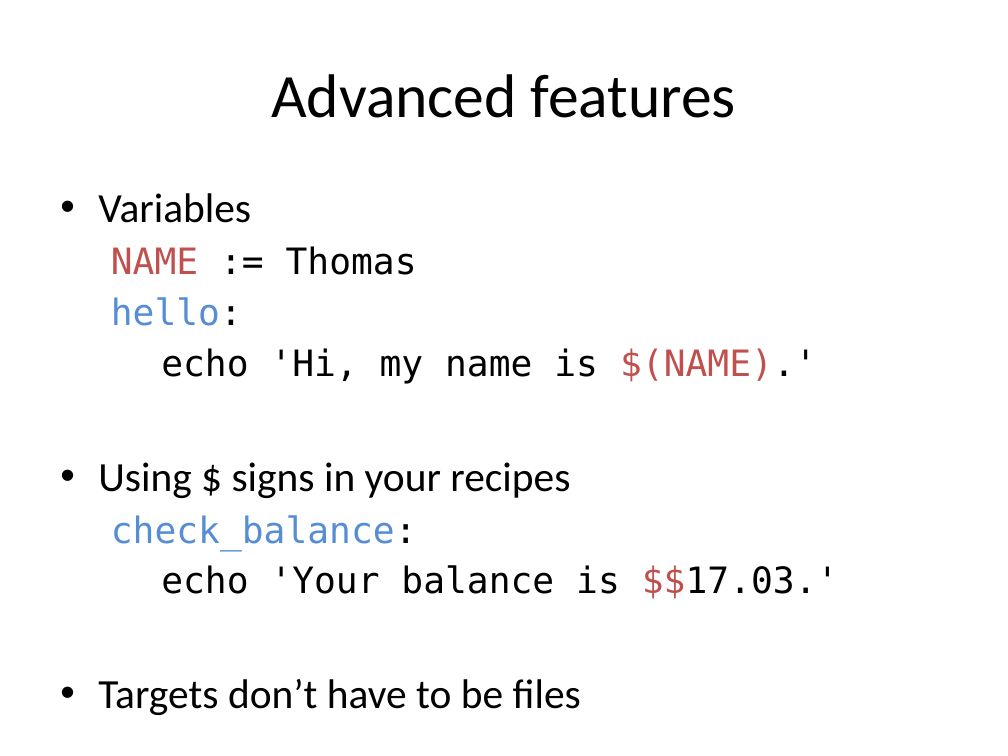
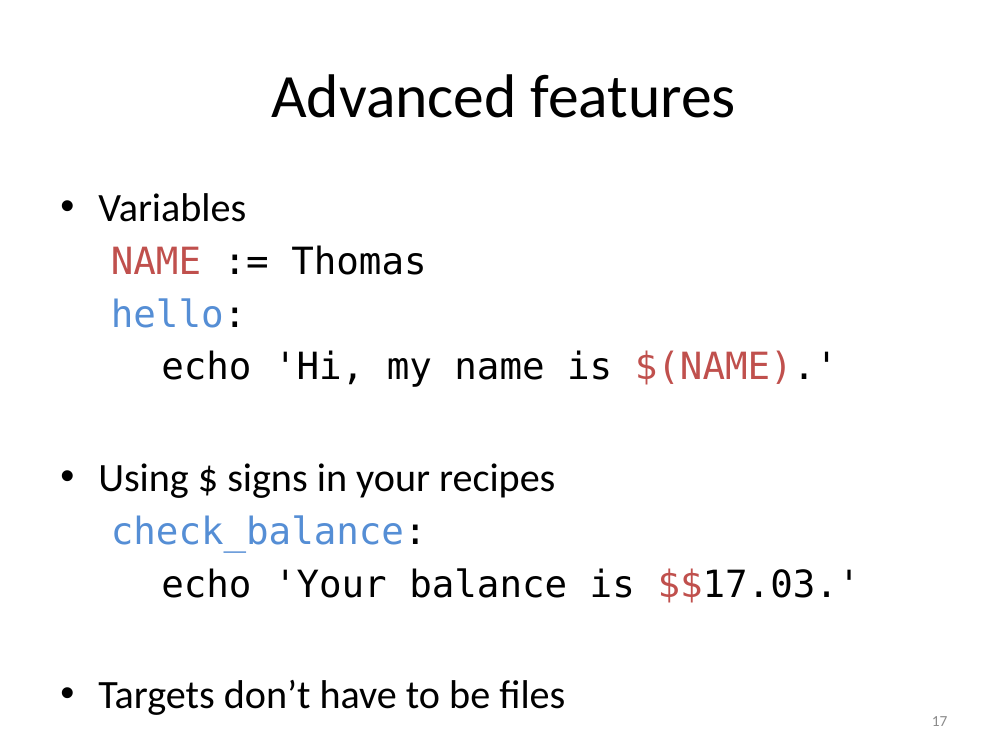
Before and after one commit to tsibley/Workflows-and-Parallel-Processing, a slide deck: slide 17 of CBG-2014-05-21.pptx. Drawn at 1008x756 pixels with LibreOffice and Linux fonts; fonts in the diff are those of the drawing. Boxes give left, top, right and bottom in pixels: in the first picture for what was removed or moved away, otherwise in the second. Text is boxed around its words. In the diff, an @@ line names an element or a change of style, - is before the commit and + after.

Commit message:
Fix mis-formatting I introduced in the last change
The font size didn't stay the same between slides on the last parallel
example, causing a jarring shift.

```diff
--- a/CBG-2014-05-21.pptx
+++ b/CBG-2014-05-21.pptx
@@ text "Variables" at (x1=98, y1=193, x2=861, y2=715): size 29.6 to 28.7 pt in "Variables", "Using $ signs in your recipes", "Targets don’t have to be files"; size 25.9 to 26.8 pt in "NAME := Thomas", "hello:", "echo 'Hi, my name is $(NAME).'", "check_balance:" and 1 more places; indent changed @@
@@ page number added at (x1=932, y1=716, x2=948, y2=726), 11 pt, text #8C8C8C @@
+17
```
Also in this commit, not shown: 43 other slides changed, 1 slide added, 1 slide removed.
